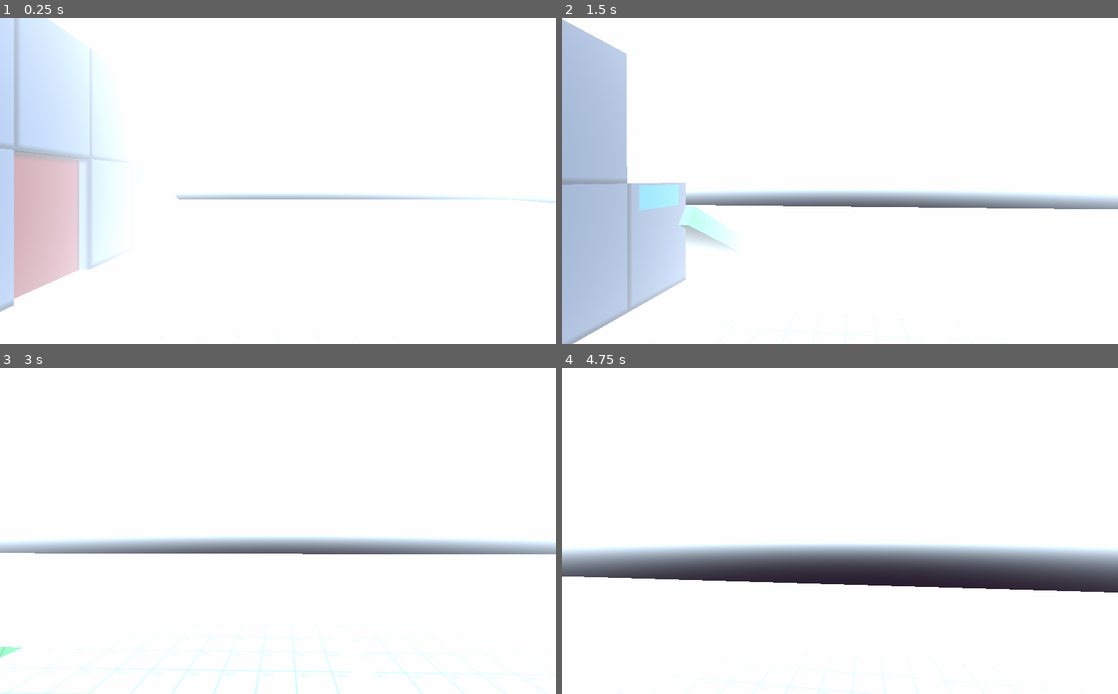
Above: before the commit, frames 1-4 (two rows, left to right).
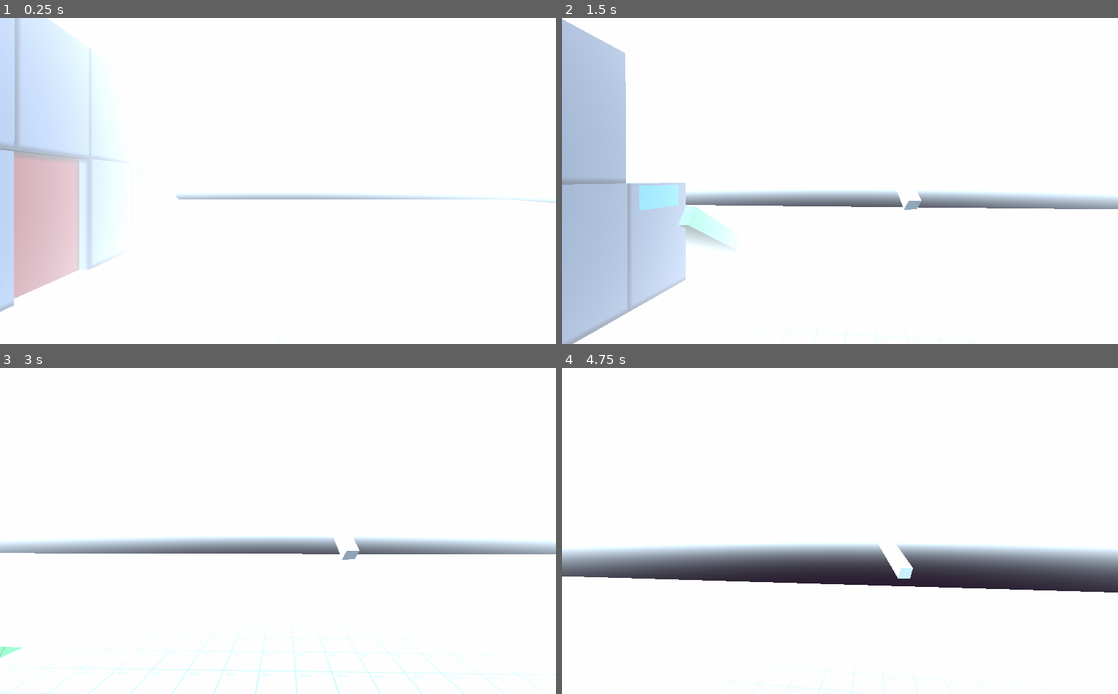
Above: after the commit, the same moments.

Repository: vctrac/FP_DngnMnc
Game: Godot game, scene res://main.tscn
Two runs of this game, one before a commit and one after it. Both use one fixed random seed, a clock stepped at 60 frames per second and the inputs below.
Inputs (mouse positions are in pixels of both pictures, inside the frame that each line leads up to):
- Up to frame 1 (0.25 s): no input
- Up to frame 2 (1.5 s): move the mouse to (867, 181) at 0.52 s; hold W (move_forward) from 0.53 s (still down); click (867, 181) at 0.6 s; tap Space (jump) at 0.77 s; move the mouse to (812, 181) at 1.27 s; click (812, 181) at 1.35 s
- Up to frame 3 (3 s): keep holding W (move_forward); tap Space (jump) at 1.52 s; move the mouse to (289, 524) at 2.02 s; tap E (interact) at 2.1 s; click (289, 524) at 2.3 s; move the mouse to (272, 537) at 2.77 s; click (272, 537) at 2.85 s
- Up to frame 4 (4.75 s): keep holding W (move_forward); tap Space (jump) at 3.02, 3.77, 4.52 s; move the mouse to (878, 534) at 3.52 s; click (878, 534) at 3.6 s; move the mouse to (795, 527) at 4.27 s; tap E (interact) at 4.35 s; click (795, 527) at 4.55 s

The runs differ from the first frame. In frame 1, less than 0.1% of the frame differs, in the area x 0-17%, y 0-44%; in frame 2, 0.3%; in frame 3, 0.3%; in frame 4, 0.4%, in the area x 56-64%, y 53-65%.

Commit message:
Implemented Dash
double tap direction button to dash, it works like a dodge movement.

Diff:
--- a/FPSController.gd
+++ b/FPSController.gd
@@ -3,9 +3,15 @@
 var speed = 7
 const ACCEL_DEFAULT = 7
 const ACCEL_AIR = 1
+const ACCEL_DASH = 30
+const DASH_MAX = 0.05
 onready var accel = ACCEL_DEFAULT
 var gravity = 9.8
 var jump = 5
+var dash = true
+var dash_force = DASH_MAX
+var dash_able = false
+var last_pressed = ''
 var melee_damage = 5
 var cam_accel = 40
 var mouse_sense = 0.1
@@ -33,6 +39,25 @@
 		head.rotate_x(deg2rad(-event.relative.y * mouse_sense))
 		head.rotation.x = clamp(head.rotation.x, deg2rad(-89), deg2rad(89))
 
+	var mr = event.is_action_pressed("move_right")
+	var ml = event.is_action_pressed("move_left")
+	var mf = event.is_action_pressed("move_forward")
+	var mb = event.is_action_pressed("move_backward")
+
+	if mr or ml or mf or mb:
+		if dash_able and last_pressed == event.as_text():
+			dash = true
+			dash_able = false
+			var h_rot = global_transform.basis.get_euler().y
+			var f_input = event.get_action_strength("move_backward") - event.get_action_strength("move_forward")
+			var h_input = event.get_action_strength("move_right") - event.get_action_strength("move_left")
+			direction = Vector3(h_input, 0, f_input).rotated(Vector3.UP, h_rot).normalized()
+		else:
+			dash_able = true
+			last_pressed = event.as_text()
+			yield(get_tree().create_timer(0.3),"timeout")
+			dash_able = false
+
 func _process(delta):
 	set_label("")
 	melee()
@@ -42,6 +67,7 @@
 			set_label(obj.get_action_name())
 			if Input.is_action_just_pressed("interact"):
 				obj.action(self)
+
 	#camera physics interpolation to reduce physics jitter on high refresh-rate monitors
 	if Engine.get_frames_per_second() > Engine.iterations_per_second:
 		camera.set_as_toplevel(true)
@@ -53,21 +79,35 @@
 		camera.global_transform = head.global_transform
 
 func _physics_process(delta):
-	#get keyboard input
-	direction = Vector3.ZERO
-	var h_rot = global_transform.basis.get_euler().y
-	var f_input = Input.get_action_strength("move_backward") - Input.get_action_strength("move_forward")
-	var h_input = Input.get_action_strength("move_right") - Input.get_action_strength("move_left")
-	direction = Vector3(h_input, 0, f_input).rotated(Vector3.UP, h_rot).normalized()
+	if dash:
+		dash_force -= delta
+		if dash_force <=0:
+			dash_force = DASH_MAX
+			dash = false
+	else:
+		#get keyboard input
+		direction = Vector3.ZERO
+		var h_rot = global_transform.basis.get_euler().y
+		var f_input = Input.get_action_strength("move_backward") - Input.get_action_strength("move_forward")
+		var h_input = Input.get_action_strength("move_right") - Input.get_action_strength("move_left")
+		direction = Vector3(h_input, 0, f_input).rotated(Vector3.UP, h_rot).normalized()
 
 	#jumping and gravity
+
 	if is_on_floor():
 		snap = -get_floor_normal()
-		accel = ACCEL_DEFAULT
 		gravity_vec = Vector3.ZERO
+		if dash:
+			accel = ACCEL_DASH
+			speed = 40
+		else:
+			speed = 7
+			accel = ACCEL_DEFAULT
 	else:
+		if gravity_vec.y<0 and velocity.length()>7:
+			velocity -= velocity*10*delta
+		accel = ACCEL_AIR
 		snap = Vector3.DOWN
-		accel = ACCEL_AIR
 		gravity_vec += Vector3.DOWN * gravity * delta
 
 	if Input.is_action_just_pressed("jump") and is_on_floor():
@@ -87,7 +127,7 @@
 			at = 3
 		elif Input.is_action_pressed("move_left"):
 			at = 2
-		elif Input.is_action_pressed("move_forward") or Input.is_action_pressed("move_backward"):
+		elif Input.is_action_pressed("move_backward"): #Input.is_action_pressed("move_forward") or
 			at = 4
 		if not anim.is_playing():
 			anim.play("attack_%s" %atk_type[at])
@@ -95,6 +135,7 @@
 			for body in sword.get_overlapping_bodies():
 				if body.is_in_group("Enemy"):
 					body.get_hit(melee_damage)
+
 func climb_to( target):
 	var get_to = target + Vector3(0,1.5,0)
 	global_transform.origin = get_to
--- a/FPSController.tscn
+++ b/FPSController.tscn
@@ -77,7 +77,7 @@
 tracks/3/interp = 1
 tracks/3/loop_wrap = true
 tracks/3/imported = false
-tracks/3/enabled = true
+tracks/3/enabled = false
 tracks/3/keys = {
 "times": PoolRealArray( 0 ),
 "transitions": PoolRealArray( 1 ),
@@ -85,7 +85,7 @@
 "values": [ Vector3( 0.6, -1, -1.3 ) ]
 }
 
-[sub_resource type="Animation" id=16]
+[sub_resource type="Animation" id=10]
 resource_name = "attack_slash_l2r"
 length = 0.5
 tracks/0/type = "value"
@@ -129,7 +129,7 @@
 tracks/3/interp = 1
 tracks/3/loop_wrap = true
 tracks/3/imported = false
-tracks/3/enabled = true
+tracks/3/enabled = false
 tracks/3/keys = {
 "times": PoolRealArray( 0 ),
 "transitions": PoolRealArray( 1 ),
@@ -181,7 +181,7 @@
 tracks/3/interp = 1
 tracks/3/loop_wrap = true
 tracks/3/imported = false
-tracks/3/enabled = true
+tracks/3/enabled = false
 tracks/3/keys = {
 "times": PoolRealArray( 0 ),
 "transitions": PoolRealArray( 1 ),
@@ -189,7 +189,7 @@
 "values": [ Vector3( 0.6, -1, -1.3 ) ]
 }
 
-[sub_resource type="Animation" id=15]
+[sub_resource type="Animation" id=12]
 resource_name = "attack_thrust"
 length = 0.4
 tracks/0/type = "value"
@@ -238,7 +238,7 @@
 "times": PoolRealArray( 0, 0.3 ),
 "transitions": PoolRealArray( 1, 1 ),
 "update": 0,
-"values": [ Vector3( 0.6, -1, 1.3 ), Vector3( 0.6, -1, -1.3 ) ]
+"values": [ Vector3( 0.6, -0.6, 1.3 ), Vector3( 0.6, -0.6, -1.3 ) ]
 }
 
 [node name="FPSController" type="KinematicBody"]
@@ -291,15 +291,14 @@
 texture = SubResource( 6 )
 
 [node name="weapon" type="Area" parent="Head/Camera"]
-transform = Transform( -4.37114e-08, 1, 4.37114e-08, 0, -4.37114e-08, 1, 1, 4.37114e-08, 1.91069e-15, 0.6, -1, -1.3 )
-visible = false
+transform = Transform( 1, 0, 0, 0, -4.37114e-08, 1, 0, -1, -4.37114e-08, 0.6, -0.6, -1.3 )
 input_ray_pickable = false
 monitorable = false
 collision_layer = 4
 
 [node name="CollisionShape" type="CollisionShape" parent="Head/Camera/weapon"]
 transform = Transform( 1, 7.10543e-15, 4.23516e-22, -7.10543e-15, 1, -7.10543e-15, 4.23516e-22, 7.10543e-15, 1, -2.38419e-07, 1.58453, 0 )
-shape = SubResource( 14 )
+shape = SubResource( 7 )
 
 [node name="MeshInstance" type="MeshInstance" parent="Head/Camera/weapon"]
 transform = Transform( 1, 0, 0, 0, 1, 0, 0, 0, 1, 0, 1.58453, 0 )
@@ -308,6 +307,6 @@
 
 [node name="anim" type="AnimationPlayer" parent="."]
 anims/attack_chop = SubResource( 9 )
-anims/attack_slash_l2r = SubResource( 16 )
+anims/attack_slash_l2r = SubResource( 10 )
 anims/attack_slash_r2l = SubResource( 11 )
-anims/attack_thrust = SubResource( 15 )
+anims/attack_thrust = SubResource( 12 )
--- a/main.tscn
+++ b/main.tscn
@@ -36,19 +36,34 @@
 transform = Transform( -1, 0, -8.74228e-08, 0, 1, 0, 8.74228e-08, 0, -1, -10, 3, -12 )
 
 [node name="Bouder3" parent="MAP" instance=ExtResource( 5 )]
-transform = Transform( -1, 0, -8.74228e-08, 0, 1, 0, 8.74228e-08, 0, -1, -10, 8, -12 )
+transform = Transform( -1, 0, -8.74228e-08, 0, 1, 0, 8.74228e-08, 0, -1, -9.99807, 8, -11.9582 )
 
 [node name="Climber" parent="MAP/Bouder3" instance=ExtResource( 6 )]
 transform = Transform( 1, 0, 0, 0, 1, 0, 0, 0, 1, 0, 1.9, 0.6 )
 
+[node name="Climber2" parent="MAP/Bouder3" instance=ExtResource( 6 )]
+transform = Transform( 1, 0, 0, 0, 1, 0, 0, 0, 1, 1.90735e-06, 1.9, -19.4 )
+
 [node name="Bouder4" parent="MAP" instance=ExtResource( 5 )]
-transform = Transform( -1, 0, -8.74228e-08, 0, 1, 0, 8.74228e-08, 0, -1, -10, 3, -6 )
+transform = Transform( -1, 0, -8.74228e-08, 3.23472e-10, 0.999993, -0.00370009, 8.74222e-08, -0.00370009, -0.999993, -10, 2.9646, -5.99076 )
 
 [node name="Bouder6" parent="MAP" instance=ExtResource( 5 )]
-transform = Transform( -1, 0, -8.74228e-08, 0, 1, 0, 8.74228e-08, 0, -1, -10, 8, -6 )
+transform = Transform( -1, 0, -8.74228e-08, 3.23472e-10, 0.999993, -0.00370009, 8.74222e-08, -0.00370009, -0.999993, -10, 8.00553, -6.00926 )
+
+[node name="Bouder7" parent="MAP" instance=ExtResource( 5 )]
+transform = Transform( -1, 0, -8.74228e-08, 3.23472e-10, 0.999993, -0.00370009, 8.74222e-08, -0.00370009, -0.999993, -10, 2.9646, 8.21754 )
+
+[node name="Bouder8" parent="MAP" instance=ExtResource( 5 )]
+transform = Transform( -1, 0, -8.74228e-08, 3.23472e-10, 0.999993, -0.00370009, 8.74222e-08, -0.00370009, -0.999993, -10, 8.00553, 8.19905 )
+
+[node name="Bouder9" parent="MAP" instance=ExtResource( 5 )]
+transform = Transform( -1, 0, -8.74228e-08, 3.23472e-10, 0.999993, -0.00370009, 8.74222e-08, -0.00370009, -0.999993, -10, 2.9646, 11.2175 )
+
+[node name="Bouder10" parent="MAP" instance=ExtResource( 5 )]
+transform = Transform( -1, 0, -8.74228e-08, 3.23472e-10, 0.999993, -0.00370009, 8.74222e-08, -0.00370009, -0.999993, -10, 8.00553, 11.199 )
 
 [node name="Bouder5" parent="MAP" instance=ExtResource( 5 )]
-transform = Transform( -1, 0, -8.74228e-08, 0, 1, 0, 8.74228e-08, 0, -1, -10, 8, -9 )
+transform = Transform( -1, 0, -8.74228e-08, 3.23472e-10, 0.999993, -0.00370009, 8.74222e-08, -0.00370009, -0.999993, -10, 7.99443, -9.00924 )
 
 [node name="enemies" type="Node" parent="."]
 
Not shown: 1 places in FPSController.tscn that only renumber resources
